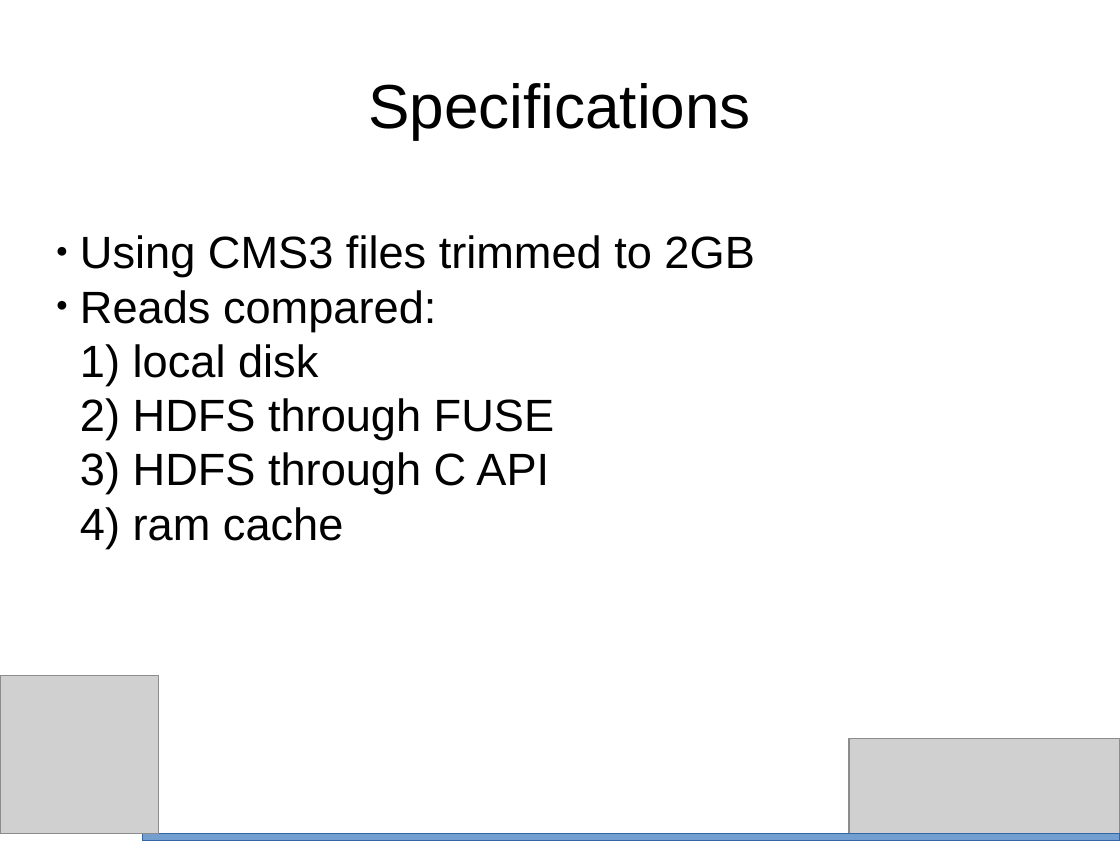
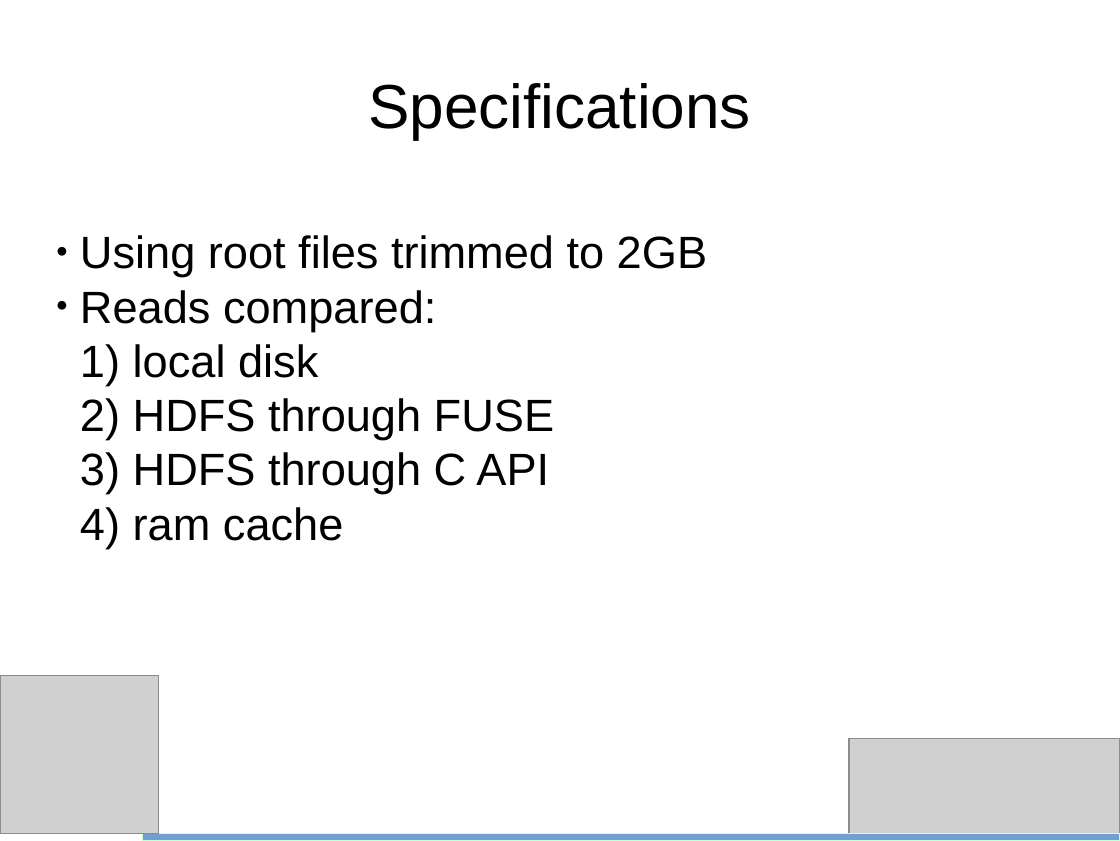
Before and after one commit to bth5032/CMS, a slide deck: slide 2 of Summer_2015/IOHeavyCI/Results/Powerpoint/performance.odp. Drawn at 1120x841 pixels with LibreOffice and Linux fonts; fonts in the diff are those of the drawing; grey boxes stand for pictures. Boxes give left, top, right and bottom in pixels: in the first picture for what was removed or moved away, otherwise in the second. Text is boxed around its words. In the diff, an @@ line names an element or a change of style, - is before the commit and + after.

```diff
--- a/Summer_2015/IOHeavyCI/Results/Powerpoint/performance.odp
+++ b/Summer_2015/IOHeavyCI/Results/Powerpoint/performance.odp
@@ subtitle at (x1=80, y1=235, x2=707, y2=277): text changed @@
-● Using CMS3 files trimmed to 2GB
+● Using root files trimmed to 2GB
@@ rectangle at (x1=142, y1=833, x2=1120, y2=841): outline #3465A4 0 pt to #CCFFCC 0 pt @@
```
Also in this commit, not shown: 15 other slides changed, 1 slide added, 7 other files.
